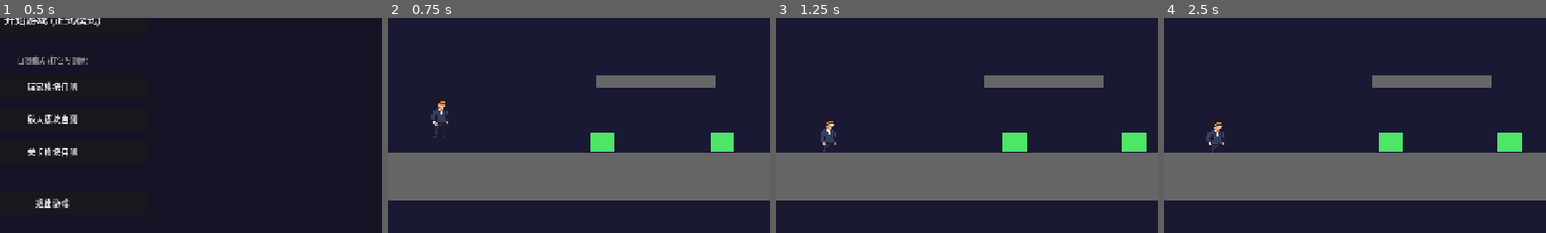
Above: before the commit, frames 1-4 (left to right).
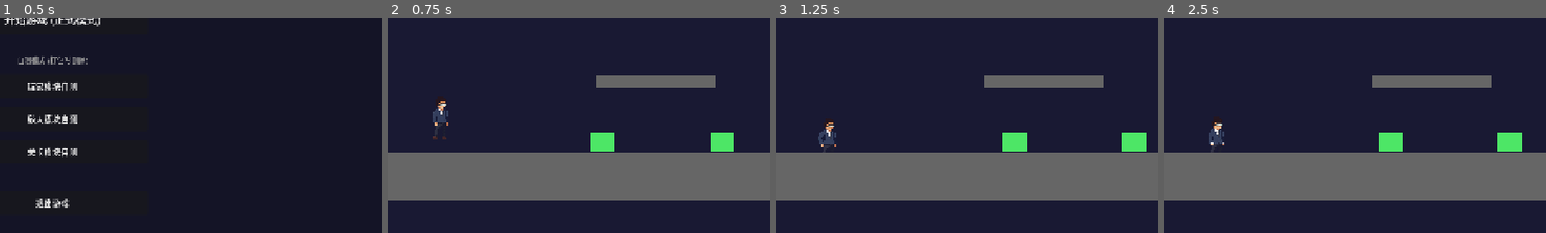
Above: after the commit, the same moments.

Repository: szshs/copyWorms
Game: Godot game, scene res://UI/TitleScreen.tscn
Two runs of this game, one before a commit and one after it. Both use one fixed random seed, a clock stepped at 60 frames per second and the inputs below.
Inputs:
- Up to frame 1 (0.5 s): no input
- Up to frame 2 (0.75 s): click "开始游戏 (正式模式)" at 0.5 s
- Up to frame 3 (1.25 s): no input
- Up to frame 4 (2.5 s): click "返回主界面" at 1.25 s; click "开始游戏 (正式模式)" at 2 s
The pictures show only the part of the screen within x 43-93%, y 49-99%; the shares and areas given below are measured in that part.

Frame 1 is identical in both runs. In frame 2, less than 0.1% of the frame differs, in the area x 11-16%, y 40-57%; in frame 3, 0.2%, in the area x 11-16%, y 48-61%; in frame 4, 0.1%.

Commit message:
新增跳跃动画

Diff:
--- a/PlayerModule/Formal/Player_Warrior.gd
+++ b/PlayerModule/Formal/Player_Warrior.gd
@@ -50,6 +50,8 @@
 	match current_state:
 		GlobalDefine.PlayerState.RUN:
 			target_anim = "walk" if _anim_sprite.sprite_frames.has_animation("walk") else "idle"
+		GlobalDefine.PlayerState.JUMP, GlobalDefine.PlayerState.FALL:
+			target_anim = "jump" if _anim_sprite.sprite_frames.has_animation("jump") else "idle"
 		_:
 			target_anim = "idle"
 
@@ -58,12 +60,11 @@
 		if _anim_sprite.sprite_frames.has_animation(target_anim):
 			_anim_sprite.play(target_anim)
 
-	# idle 原始帧 128×128，walk 原始帧 64×64
-	# 用代码缩放补偿，让两个动画视觉大小一致
+	# walk 原始帧 64×64，其他动画 128×128
 	if target_anim == "walk":
-		_anim_sprite.scale = Vector2(2, 2)       # 128px 帧不放大
+		_anim_sprite.scale = Vector2(2, 2)
 	else:
-		_anim_sprite.scale = Vector2(1, 1)       # 64px 帧放大到 128px
+		_anim_sprite.scale = Vector2(1, 1)
 
 ## 覆盖基类的 scale.x 翻转，统一用 flip_h 控制朝向
 ## 避免 scale.x 和 flip_h 双重翻转导致的频闪
--- a/PlayerModule/Formal/Player_Warrior.tscn
+++ b/PlayerModule/Formal/Player_Warrior.tscn
@@ -3,6 +3,7 @@
 [ext_resource type="Script" uid="uid://bfy4rlef3jbmu" path="res://PlayerModule/Formal/Player_Warrior.gd" id="1_main"]
 [ext_resource type="Texture2D" uid="uid://6nh2qnvrae02" path="res://Assets/Sprites/player Ani/人物行走.png" id="2_a8yrj"]
 [ext_resource type="Texture2D" uid="uid://c6mso6ud2yysv" path="res://Assets/Sprites/player Ani/人物待机.png" id="2_d642x"]
+[ext_resource type="Texture2D" uid="uid://dfwmhf766xr7r" path="res://Assets/Sprites/player Ani/人物跳跃.png" id="3_0oupe"]
 
 [sub_resource type="AtlasTexture" id="AtlasTexture_lc2vh"]
 atlas = ExtResource("2_d642x")
@@ -50,6 +51,54 @@
 
 [sub_resource type="AtlasTexture" id="AtlasTexture_6l0lu"]
 atlas = ExtResource("2_d642x")
+region = Rect2(384, 256, 128, 128)
+
+[sub_resource type="AtlasTexture" id="AtlasTexture_iho3p"]
+atlas = ExtResource("3_0oupe")
+region = Rect2(0, 0, 128, 128)
+
+[sub_resource type="AtlasTexture" id="AtlasTexture_vv22r"]
+atlas = ExtResource("3_0oupe")
+region = Rect2(128, 0, 128, 128)
+
+[sub_resource type="AtlasTexture" id="AtlasTexture_3pm8y"]
+atlas = ExtResource("3_0oupe")
+region = Rect2(256, 0, 128, 128)
+
+[sub_resource type="AtlasTexture" id="AtlasTexture_0gj16"]
+atlas = ExtResource("3_0oupe")
+region = Rect2(384, 0, 128, 128)
+
+[sub_resource type="AtlasTexture" id="AtlasTexture_3vasc"]
+atlas = ExtResource("3_0oupe")
+region = Rect2(0, 128, 128, 128)
+
+[sub_resource type="AtlasTexture" id="AtlasTexture_g7oia"]
+atlas = ExtResource("3_0oupe")
+region = Rect2(128, 128, 128, 128)
+
+[sub_resource type="AtlasTexture" id="AtlasTexture_ku7pa"]
+atlas = ExtResource("3_0oupe")
+region = Rect2(256, 128, 128, 128)
+
+[sub_resource type="AtlasTexture" id="AtlasTexture_w8dnf"]
+atlas = ExtResource("3_0oupe")
+region = Rect2(384, 128, 128, 128)
+
+[sub_resource type="AtlasTexture" id="AtlasTexture_j3yrp"]
+atlas = ExtResource("3_0oupe")
+region = Rect2(0, 256, 128, 128)
+
+[sub_resource type="AtlasTexture" id="AtlasTexture_u26wb"]
+atlas = ExtResource("3_0oupe")
+region = Rect2(128, 256, 128, 128)
+
+[sub_resource type="AtlasTexture" id="AtlasTexture_j4ksq"]
+atlas = ExtResource("3_0oupe")
+region = Rect2(256, 256, 128, 128)
+
+[sub_resource type="AtlasTexture" id="AtlasTexture_m5tcu"]
+atlas = ExtResource("3_0oupe")
 region = Rect2(384, 256, 128, 128)
 
 [sub_resource type="AtlasTexture" id="AtlasTexture_d642x"]
@@ -158,6 +207,47 @@
 "loop": true,
 "name": &"idle",
 "speed": 6.0
+}, {
+"frames": [{
+"duration": 1.0,
+"texture": SubResource("AtlasTexture_iho3p")
+}, {
+"duration": 1.0,
+"texture": SubResource("AtlasTexture_vv22r")
+}, {
+"duration": 1.0,
+"texture": SubResource("AtlasTexture_3pm8y")
+}, {
+"duration": 1.0,
+"texture": SubResource("AtlasTexture_0gj16")
+}, {
+"duration": 1.0,
+"texture": SubResource("AtlasTexture_3vasc")
+}, {
+"duration": 1.0,
+"texture": SubResource("AtlasTexture_g7oia")
+}, {
+"duration": 1.0,
+"texture": SubResource("AtlasTexture_ku7pa")
+}, {
+"duration": 1.0,
+"texture": SubResource("AtlasTexture_w8dnf")
+}, {
+"duration": 1.0,
+"texture": SubResource("AtlasTexture_j3yrp")
+}, {
+"duration": 1.0,
+"texture": SubResource("AtlasTexture_u26wb")
+}, {
+"duration": 1.0,
+"texture": SubResource("AtlasTexture_j4ksq")
+}, {
+"duration": 1.0,
+"texture": SubResource("AtlasTexture_m5tcu")
+}],
+"loop": true,
+"name": &"jump",
+"speed": 5.0
 }, {
 "frames": [{
 "duration": 1.0,
@@ -217,6 +307,6 @@
 script = ExtResource("1_main")
 
 [node name="Sprite" type="AnimatedSprite2D" parent="." unique_id=1786684004]
+position = Vector2(0, 0.5)
 sprite_frames = SubResource("SpriteFrames_e1m3d")
-animation = &"idle"
-frame_progress = 0.4650712
+animation = &"jump"
Binary file added: Assets/Sprites/player Ani/人物跳跃.png
